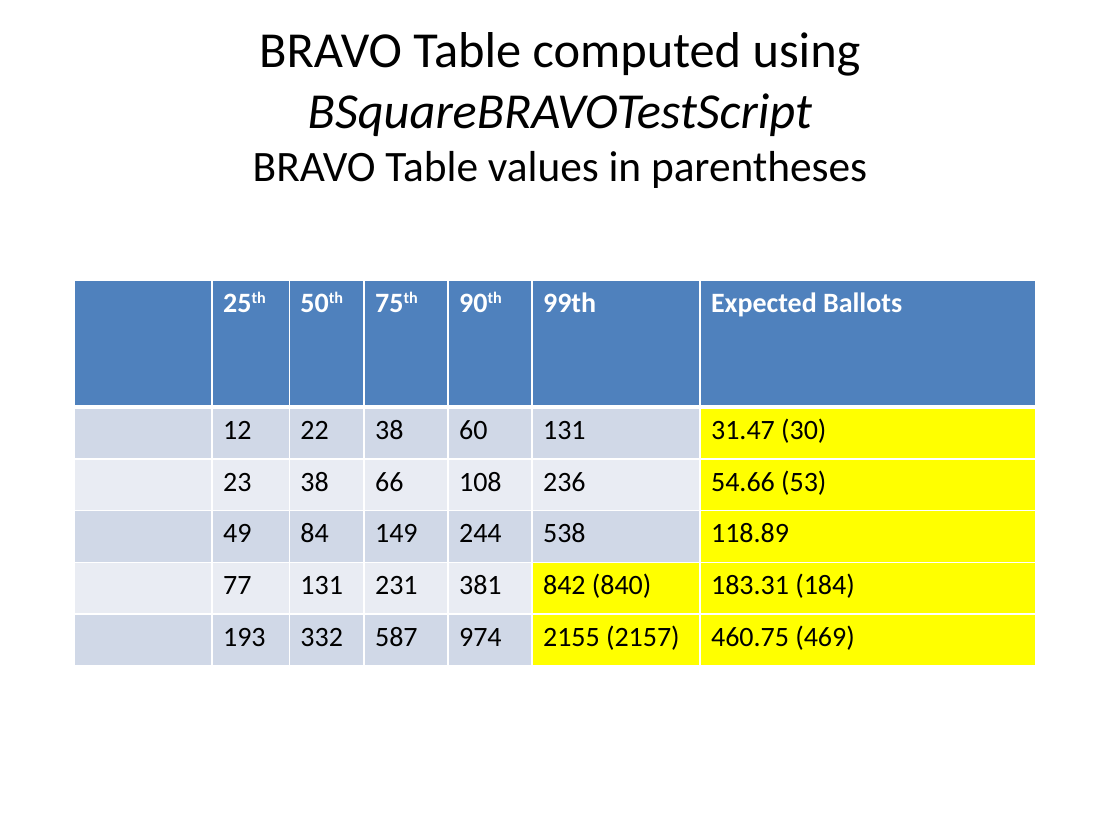
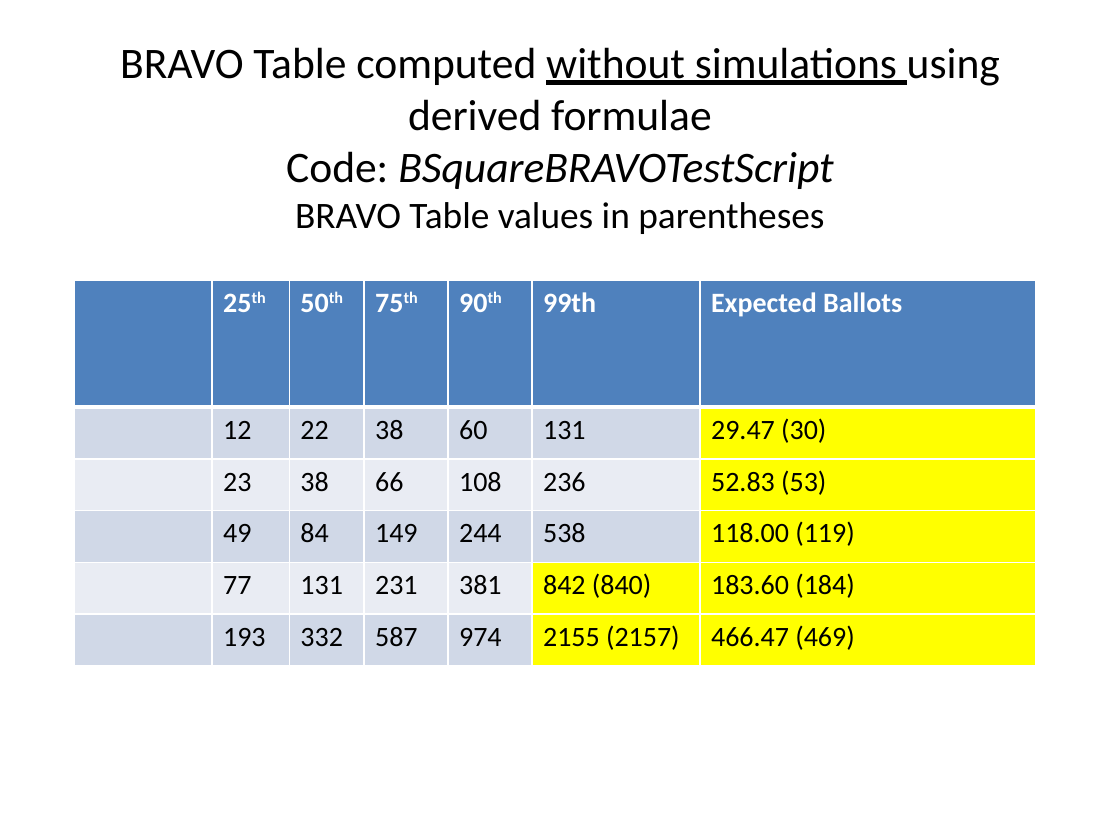
Before and after one commit to gwexploratoryaudits/brla_explore, a slide deck: slide 1 of BRAVO Table.pptx. Drawn at 1120x840 pixels with LibreOffice and Linux fonts; fonts in the diff are those of the drawing. Boxes give left, top, right and bottom in pixels: in the first picture for what was removed or moved away, otherwise in the second. Text is boxed around its words. In the diff, an @@ line names an element or a change of style, - is before the commit and + after.

Commit message:
Changed the way expected ballots are computed
Was lowballing expected ballots by using a ceiling on number of ballots used.

```diff
--- a/BRAVO Table.pptx
+++ b/BRAVO Table.pptx
@@ title at bbox=[120, 47, 1000, 234]: text changed; size 32.4 to 28 pt @@
-BRAVO Table computed using BSquareBRAVOTestScript
-BRAVO Table values in parentheses
+BRAVO Table computed without simulations using derived formulae
+Code: BSquareBRAVOTestScript
+BRAVO Table values in parentheses
@@ table at bbox=[75, 280, 1037, 665] @@
-row 2, column 7: 31.47 (30)
+row 2, column 7: 29.47 (30)
-row 3, column 7: 54.66 (53)
+row 3, column 7: 52.83 (53)
-row 4, column 7: 118.89
+row 4, column 7: 118.00 (119)
-row 5, column 7: 183.31 (184)
+row 5, column 7: 183.60 (184)
-row 6, column 7: 460.75 (469)
+row 6, column 7: 466.47 (469)
```
Also in this commit, not shown: 2 other files.
